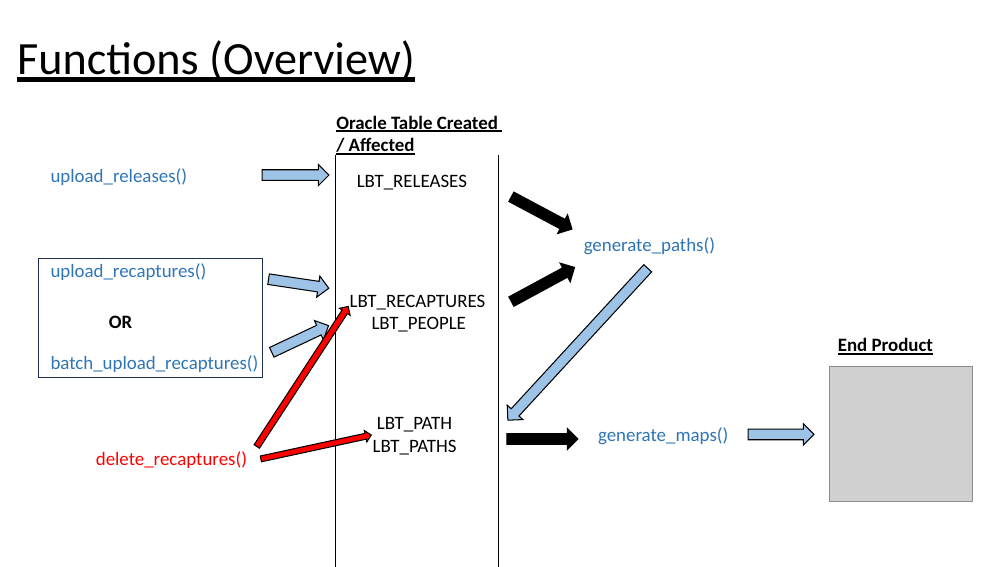
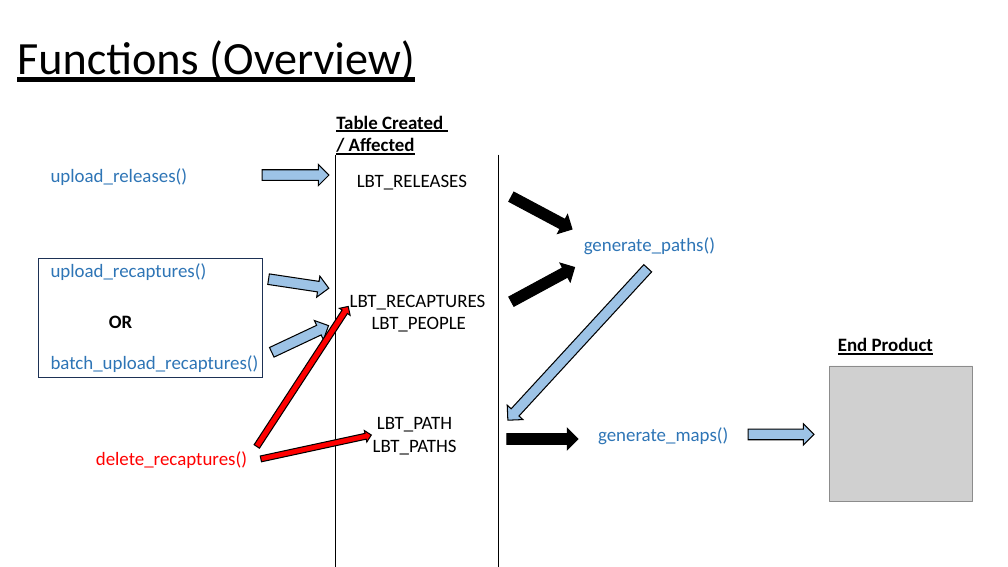
Before and after one commit to LobsterScience/LobTag2, a slide deck: slide 10 of data/user_guide.pptx (slide 9 before the commit). Drawn at 1008x567 pixels with LibreOffice and Linux fonts; fonts in the diff are those of the drawing; grey boxes stand for pictures. Boxes give left, top, right and bottom in pixels: in the first picture for what was removed or moved away, otherwise in the second. Text is boxed around its words. In the diff, an @@ line names an element or a change of style, - is before the commit and + after.

```diff
--- a/data/user_guide.pptx
+++ b/data/user_guide.pptx
@@ text at (336, 115, 443, 132): text changed @@
-Oracle Table Created
+Table Created
```
Also in this commit, not shown: 18 other slides changed, 3 slides added, 2 other files.
